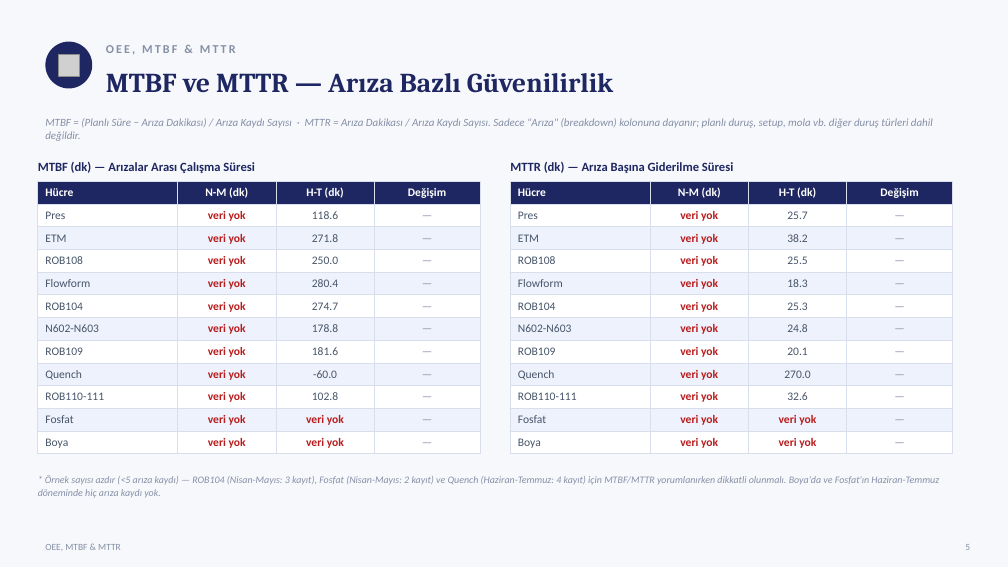
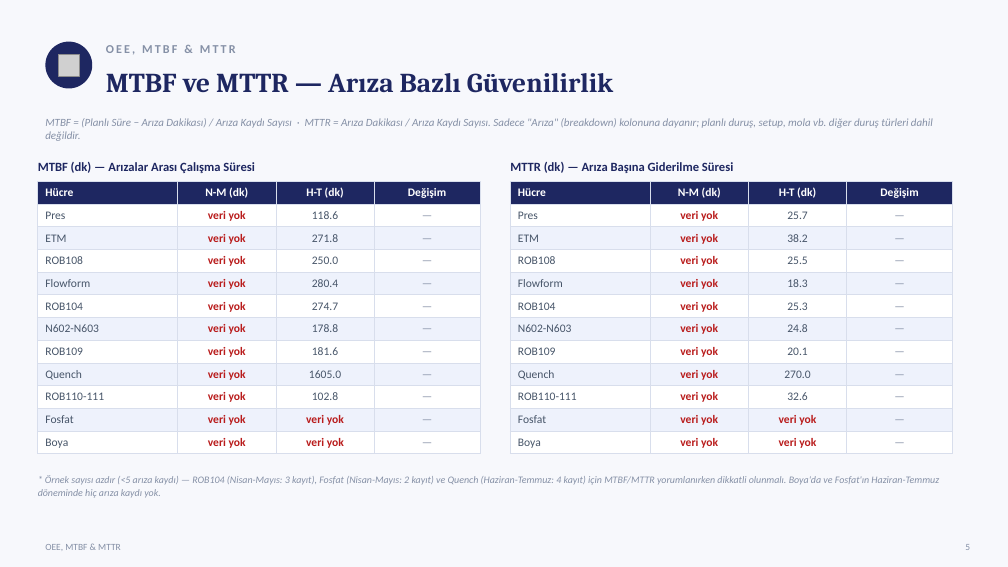
Before and after one commit to sgtdali/ManufUI, a slide deck: slide 6 of docs/sunumlar/Repkon-HF901-Ust-Yonetim-Sunumu-2026-07.pptx. Drawn at 1008x567 pixels with LibreOffice and Linux fonts; fonts in the diff are those of the drawing; grey boxes stand for pictures. Boxes give left, top, right and bottom in pixels: in the first picture for what was removed or moved away, otherwise in the second. Text is boxed around its words. In the diff, an @@ line names an element or a change of style, - is before the commit and + after.

```diff
--- a/docs/sunumlar/Repkon-HF901-Ust-Yonetim-Sunumu-2026-07.pptx
+++ b/docs/sunumlar/Repkon-HF901-Ust-Yonetim-Sunumu-2026-07.pptx
@@ table at (x1=38, y1=181, x2=480, y2=452) @@
-row 9, column 3: -60.0
+row 9, column 3: 1605.0
```
Also in this commit, not shown: 1 other slide changed, 2 other files.
